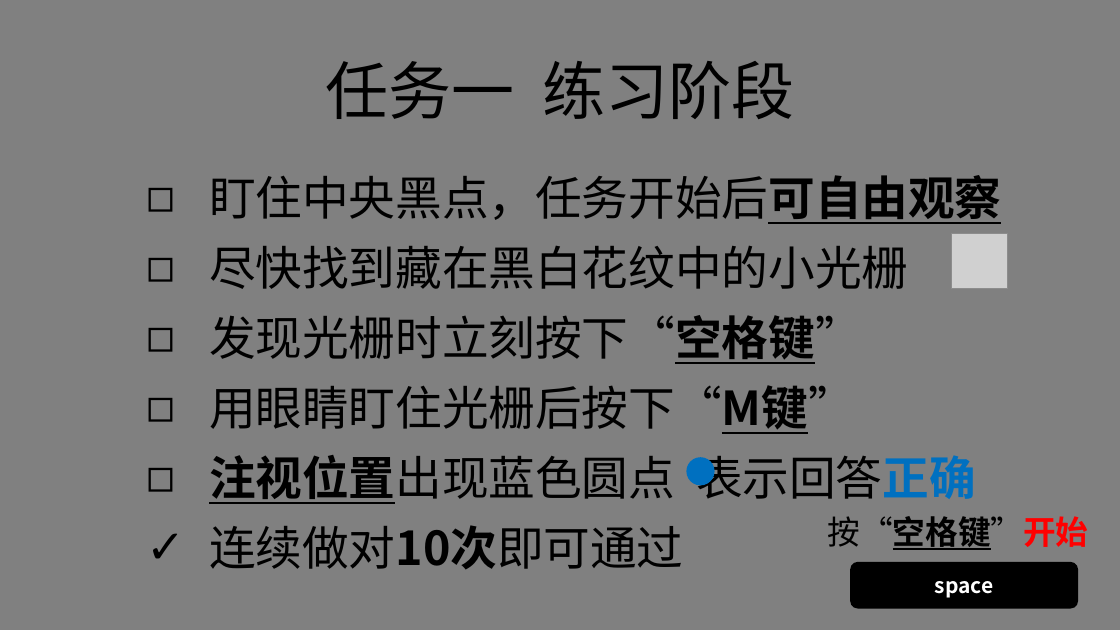
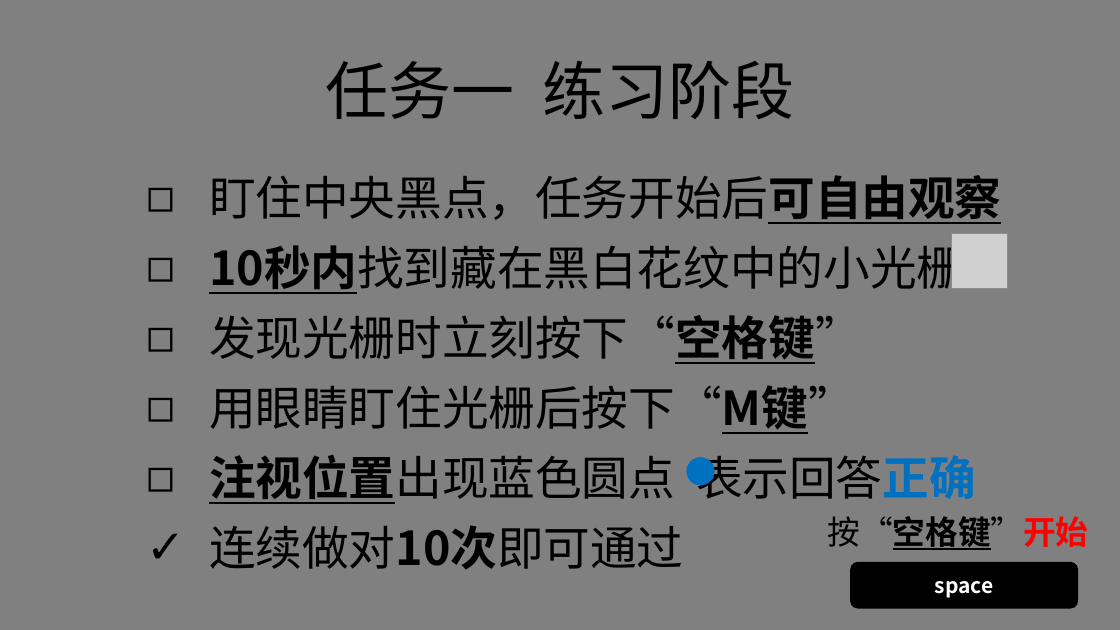
Before and after one commit to lyxose/FreeView, a slide deck: slide 10 of Instructions.pptx. Drawn at 1120x630 pixels with LibreOffice and Linux fonts; fonts in the diff are those of the drawing; grey boxes stand for pictures. Boxes give left, top, right and bottom in pixels: in the first picture for what was removed or moved away, otherwise in the second. Text is boxed around its words. In the diff, an @@ line names an element or a change of style, - is before the commit and + after.

```diff
--- a/Instructions.pptx
+++ b/Instructions.pptx
@@ text at (209, 238, 963, 294): text changed @@
-◻ 尽快找到藏在黑白花纹中的小光栅
+◻ 10秒内找到藏在黑白花纹中的小光栅
```
Also in this commit, not shown: 10 other slides changed, 11 other files.
